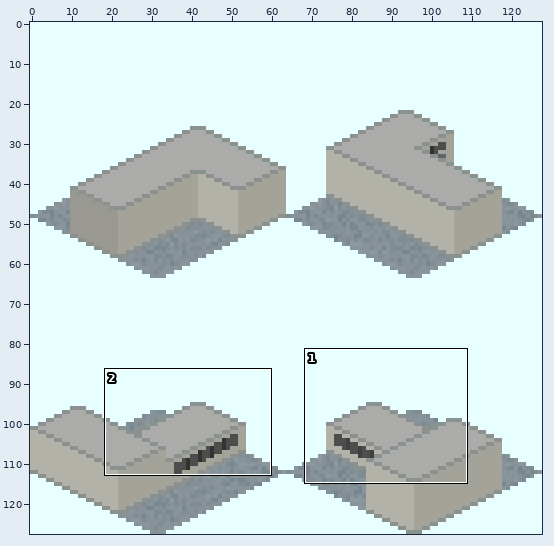
Two states of a sprite sheet, source/png/Subway_Station_Gateway_Single_S-EV2.png. Above, an overview of the earlier version with the close-up marked.
Close-up. As it was:
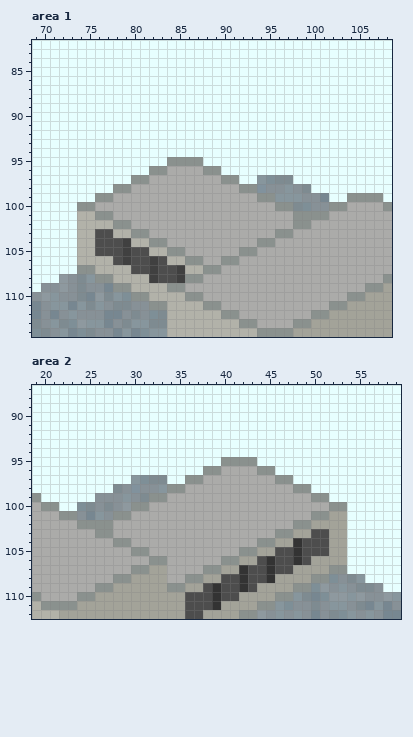
The file is 128x128 pixels. Colours within 5 levels of each other are drawn and written as one. Shown: area 1: x 69..108, y 82..114; area 2: x 19..59, y 87..112.
And afterwards:
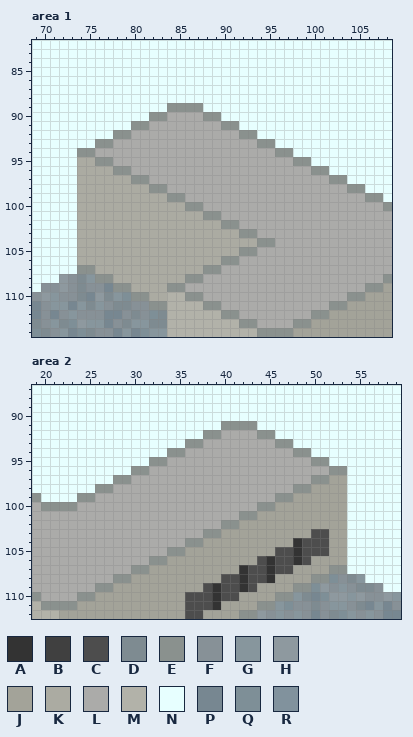
Palette (. is transparent): A #333333  B #404040  C #4d4d4d  D #7e8b91  E #8a918e  F #879197  G #87969d  H #8e999f  J #a3a399  K #ababa2  L #ababa9  M #b2b2a9  N #e7ffff  P #778791  Q #7e8f97  R #81929d
The edit:
--- area 1
@@ x 69..108 @@
  88 NNNNNNNNNNNNNNNNNNNNNNNNNNNNNNNNNNNNNNNN
- 89 NNNNNNNNNNNNNNNNNNNNNNNNNNNNNNNNNNNNNNNN
- 90 NNNNNNNNNNNNNNNNNNNNNNNNNNNNNNNNNNNNNNNN
- 91 NNNNNNNNNNNNNNNNNNNNNNNNNNNNNNNNNNNNNNNN
- 92 NNNNNNNNNNNNNNNNNNNNNNNNNNNNNNNNNNNNNNNN
- 93 NNNNNNNNNNNNNNNNNNNNNNNNNNNNNNNNNNNNNNNN
- 94 NNNNNNNNNNNNNNNNNNNNNNNNNNNNNNNNNNNNNNNN
- 95 NNNNNNNNNNNNNNNEEEENNNNNNNNNNNNNNNNNNNNN
- 96 NNNNNNNNNNNNNEELLLLEENNNNNNNNNNNNNNNNNNN
- 97 NNNNNNNNNNNEELLLLLLLLEENNGQDDNNNNNNNNNNN
- 98 NNNNNNNNNEELLLLLLLLLLLLEERFFGFDNNNNNNNNN
- 99 NNNNNNNEELLLLLLLLLLLLLLLLEEGGGFFPNNEEEEN
-100 NNNNNEELLLLLLLLLLLLLLLLLLLLEEDQFFEELLLLE
-101 NNNNNMMEELLLLLLLLLLLLLLLLLLLLEEEELLLLLLL
-102 NNNNNMMMMEELLLLLLLLLLLLLLLLLLEELLLLLLLLL
-103 NNNNNMMCCMMEELLLLLLLLLLLLLLEELLLLLLLLLLL
-104 NNNNNMMCCCBMMEELLLLLLLLLLEELLLLLLLLLLLLL
-105 NNNNNMMCCCBCCMMEELLLLLLEELLLLLLLLLLLLLLL
-106 NNNNNMMMMCBCCBCMMEELLEELLLLLLLLLLLLLLLLL
-107 NNNNNEEMMMMCCBCCBMMEELLLLLLLLLLLLLLLLLLL
-108 NNNHFDGEEMMMMBCCBEELLLLLLLLLLLLLLLLLLLLE
-109 NFFHFDFFPEEMMMMEELLLLLLLLLLLLLLLLLLLLEEJ
-110 FHGFFDPHDGQEEMMMMEELLLLLLLLLLLLLLLLEEJJJ
+ 89 NNNNNNNNNNNNNNNEEEENNNNNNNNNNNNNNNNNNNNN
+ 90 NNNNNNNNNNNNNEELLLLEENNNNNNNNNNNNNNNNNNN
+ 91 NNNNNNNNNNNEELLLLLLLLEENNNNNNNNNNNNNNNNN
+ 92 NNNNNNNNNEELLLLLLLLLLLLEENNNNNNNNNNNNNNN
+ 93 NNNNNNNEELLLLLLLLLLLLLLLLEENNNNNNNNNNNNN
+ 94 NNNNNEELLLLLLLLLLLLLLLLLLLLEENNNNNNNNNNN
+ 95 NNNNNKKEELLLLLLLLLLLLLLLLLLLLEENNNNNNNNN
+ 96 NNNNNKKKKEELLLLLLLLLLLLLLLLLLLLEENNNNNNN
+ 97 NNNNNKKKKKKEELLLLLLLLLLLLLLLLLLLLEENNNNN
+ 98 NNNNNKKKKKKKKEELLLLLLLLLLLLLLLLLLLLEENNN
+ 99 NNNNNKKKKKKKKKKEELLLLLLLLLLLLLLLLLLLLEEN
+100 NNNNNKKKKKKKKKKKKEELLLLLLLLLLLLLLLLLLLLE
+101 NNNNNKKKKKKKKKKKKKKEELLLLLLLLLLLLLLLLLLL
+102 NNNNNKKKKKKKKKKKKKKKKEELLLLLLLLLLLLLLLLL
+103 NNNNNKKKKKKKKKKKKKKKKKKEELLLLLLLLLLLLLLL
+104 NNNNNKKKKKKKKKKKKKKKKKKKKEELLLLLLLLLLLLL
+105 NNNNNKKKKKKKKKKKKKKKKKKEELLLLLLLLLLLLLLL
+106 NNNNNKKKKKKKKKKKKKKKKEELLLLLLLLLLLLLLLLL
+107 NNNNNEEKKKKKKKKKKKKEELLLLLLLLLLLLLLLLLLL
+108 NNNHFDGEEKKKKKKKKEELLLLLLLLLLLLLLLLLLLLE
+109 NFFHFDFFPEEKKKKEELLLLLLLLLLLLLLLLLLLLEEJ
+110 FHGFFDPHDGQEEKKMMEELLLLLLLLLLLLLLLLEEJJJ
 111 PFGGPGDGFDDFFEEMMMMEELLLLLLLLLLLLEEJJJJJ
--- area 2
@@ x 19..59 @@
  90 NNNNNNNNNNNNNNNNNNNNNNNNNNNNNNNNNNNNNNNNN
- 91 NNNNNNNNNNNNNNNNNNNNNNNNNNNNNNNNNNNNNNNNN
- 92 NNNNNNNNNNNNNNNNNNNNNNNNNNNNNNNNNNNNNNNNN
- 93 NNNNNNNNNNNNNNNNNNNNNNNNNNNNNNNNNNNNNNNNN
- 94 NNNNNNNNNNNNNNNNNNNNNNNNNNNNNNNNNNNNNNNNN
- 95 NNNNNNNNNNNNNNNNNNNNNEEEENNNNNNNNNNNNNNNN
- 96 NNNNNNNNNNNNNNNNNNNEELLLLEENNNNNNNNNNNNNN
- 97 NNNNNNNNNNNGQDDNNEELLLLLLLLEENNNNNNNNNNNN
- 98 NNNNNNNNNDFRFFGEELLLLLLLLLLLLEENNNNNNNNNN
- 99 ENNNNNNFFFGFDEELLLLLLLLLLLLLLLLEENNNNNNNN
-100 LEENNQDFDFHEELLLLLLLLLLLLLLLLLLLLEENNNNNN
-101 LLLEEFPGFEELLLLLLLLLLLLLLLLLLLLEEJJNNNNNN
-102 LLLLLEEEELLLLLLLLLLLLLLLLLLLLEEJJJJNNNNNN
-103 LLLLLLLEELLLLLLLLLLLLLLLLLLEEJJCCJJNNNNNN
-104 LLLLLLLLLEELLLLLLLLLLLLLLEEJJACCCJJNNNNNN
-105 LLLLLLLLLLLEELLLLLLLLLLEEJJCCACCCJJNNNNNN
-106 LLLLLLLLLLLLLEELLLLLLEEJJCACCACJJJJNNNNNN
-107 LLLLLLLLLLLEEJJLLLLEEJJACCACCJJJJEENNNNNN
-108 LLLLLLLLLEEJJJJLLEEJJCCACCAJJJJEEQFDGNNNN
-109 LLLLLLLEEJJJJJJEEJJCACCACJJJJEEQHFGFDDFNN
+ 91 NNNNNNNNNNNNNNNNNNNNNEEEENNNNNNNNNNNNNNNN
+ 92 NNNNNNNNNNNNNNNNNNNEELLLLEENNNNNNNNNNNNNN
+ 93 NNNNNNNNNNNNNNNNNEELLLLLLLLEENNNNNNNNNNNN
+ 94 NNNNNNNNNNNNNNNEELLLLLLLLLLLLEENNNNNNNNNN
+ 95 NNNNNNNNNNNNNEELLLLLLLLLLLLLLLLEENNNNNNNN
+ 96 NNNNNNNNNNNEELLLLLLLLLLLLLLLLLLLLEENNNNNN
+ 97 NNNNNNNNNEELLLLLLLLLLLLLLLLLLLLEEJJNNNNNN
+ 98 NNNNNNNEELLLLLLLLLLLLLLLLLLLLEEJJJJNNNNNN
+ 99 ENNNNEELLLLLLLLLLLLLLLLLLLLEEJJJJJJNNNNNN
+100 LEEEELLLLLLLLLLLLLLLLLLLLEEJJJJJJJJNNNNNN
+101 LLLLLLLLLLLLLLLLLLLLLLLEEJJJJJJJJJJNNNNNN
+102 LLLLLLLLLLLLLLLLLLLLLEEJJJJJJJJJJJJNNNNNN
+103 LLLLLLLLLLLLLLLLLLLEEJJJJJJJJJJCCJJNNNNNN
+104 LLLLLLLLLLLLLLLLLEEJJJJJJJJJJACCCJJNNNNNN
+105 LLLLLLLLLLLLLLLEEJJJJJJJJJJCCACCCJJNNNNNN
+106 LLLLLLLLLLLLLEEJJJJJJJJJJCACCACJJJJNNNNNN
+107 LLLLLLLLLLLEEJJJJJJJJJJACCACCJJJJEENNNNNN
+108 LLLLLLLLLEEJJJJJJJJJJCCACCAJJJJEEQFDGNNNN
+109 LLLLLLLEEJJJJJJJJJJCACCACJJJJEEQHFGFDDFNN
 110 ELLLLEEJJJJJJJJJJCCCACCJJJJEEGDPQHHGHFFHG
Where, in picture pixels (left, top, right, bottom), the same in both close-ups:
changed: (77, 103, 365, 301)
changed: (59, 421, 347, 592)
